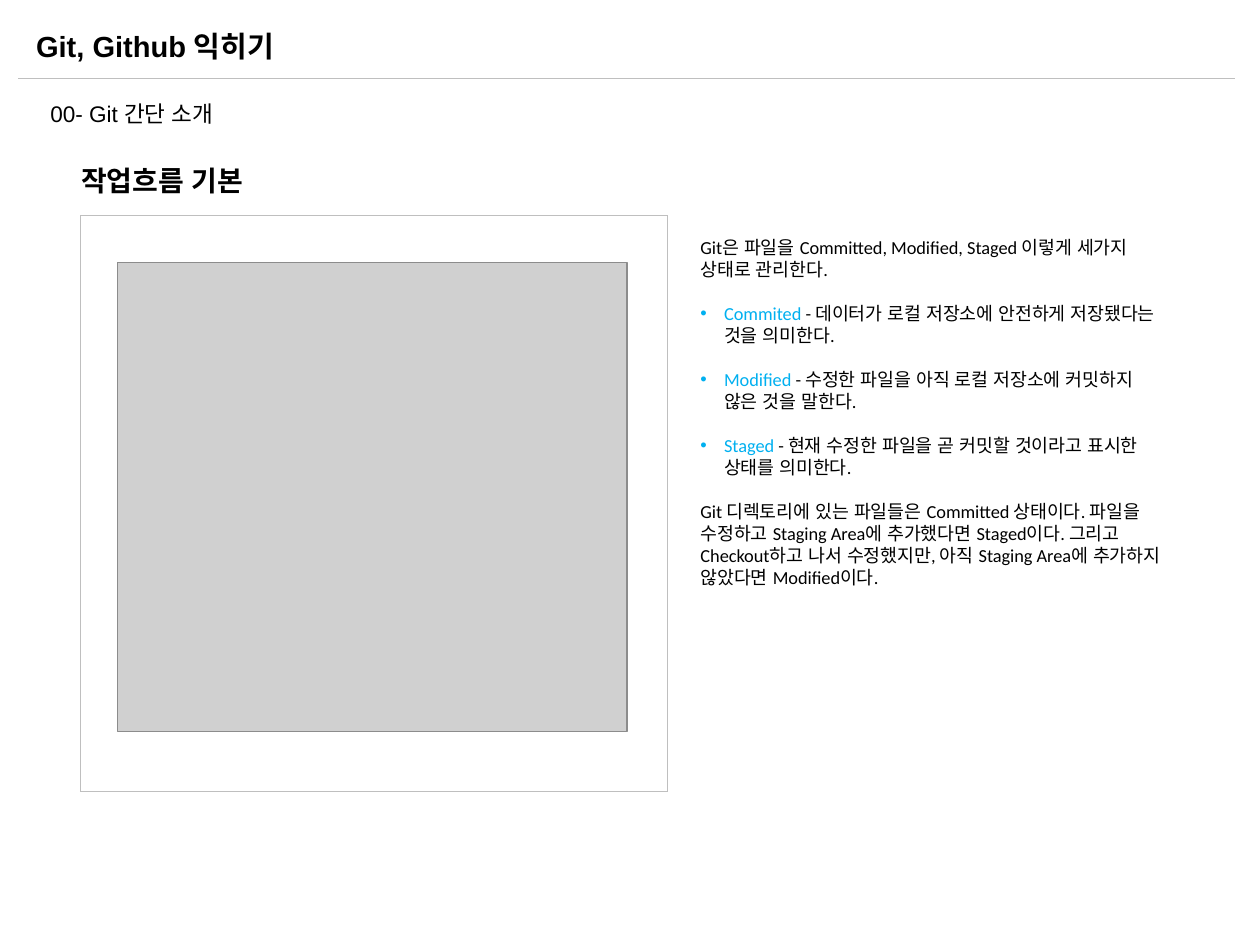
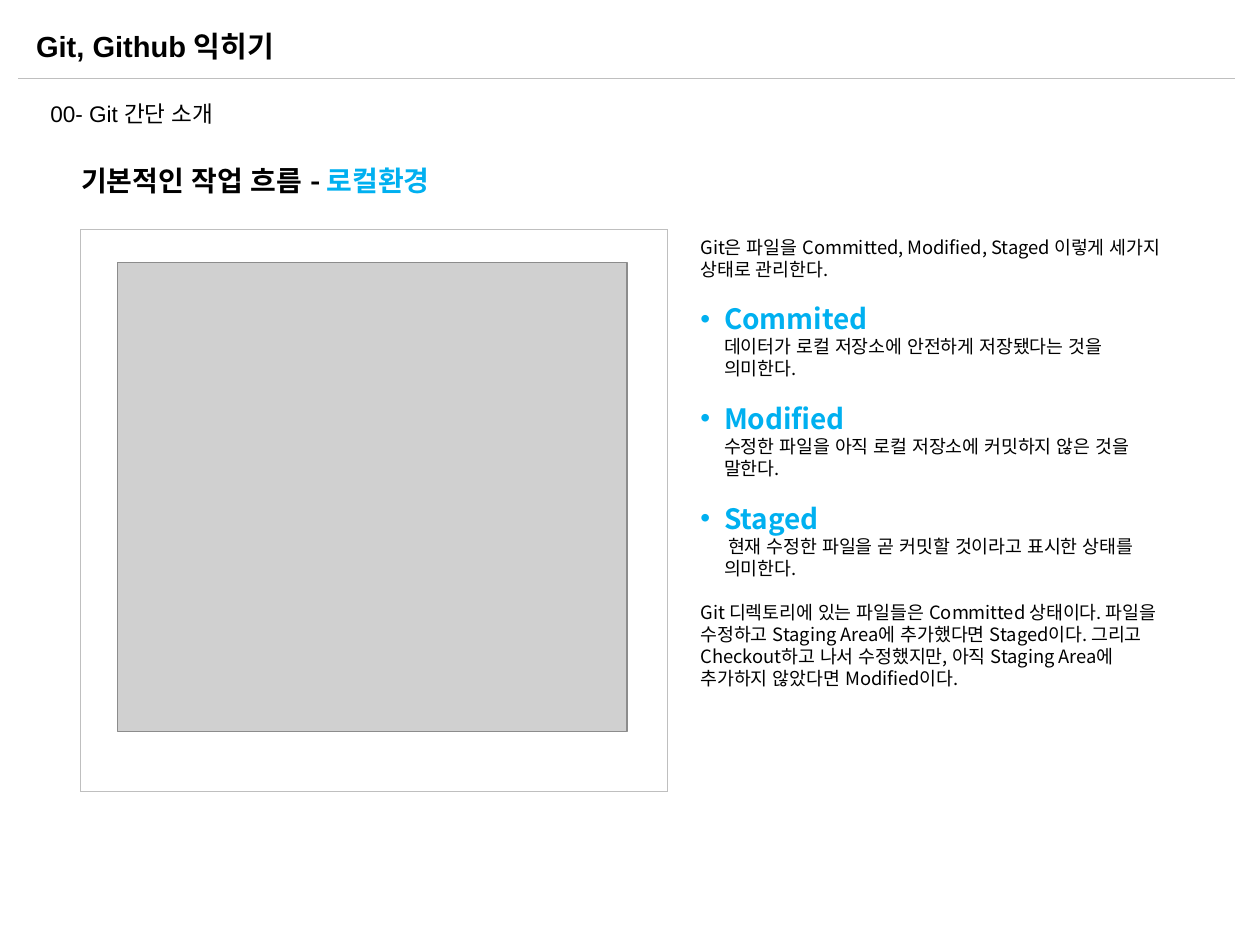
Before and after one commit to sabin21/NodeJS_Workflow_Study, a slide deck: slide 7 of CH00_Git_Github.pptx (slide 6 before the commit). Drawn at 1260x945 pixels with LibreOffice and Linux fonts; fonts in the diff are those of the drawing; grey boxes stand for pictures. Boxes give left, top, right and bottom in pixels: in the first picture for what was removed or moved away, otherwise in the second. Text is boxed around its words. In the diff, an @@ line names an element or a change of style, - is before the commit and + after.

Commit message:
Mongodb 파일추가 및 수정

```diff
--- a/CH00_Git_Github.pptx
+++ b/CH00_Git_Github.pptx
@@ text at [81,167,430,194]: text changed @@
-작업흐름 기본
+기본적인 작업 흐름 - 로컬환경
@@ rectangle: place and size @@
-rectangle at [81,215,668,791]
+rectangle at [81,229,668,791]
@@ text at [700,238,1160,687]: font Calibri to Noto Sans CJK KR in "Git은 파일을 Committed, Modified, Staged 이렇게 세가지 ...", "Git 디렉토리에 있는 파일들은 Committed 상태이다. 파일을 ..." @@
@@ text at [724,306,1133,577]: text changed; font Calibri to Noto Sans CJK KR @@
-• Commited - 데이터가 로컬 저장소에 안전하게 저장됐다는 것을 의미한다.
-• Modified - 수정한 파일을 아직 로컬 저장소에 커밋하지 않은 것을 말한다.
-• Staged - 현재 수정한 파일을 곧 커밋할 것이라고 표시한 상태를 의미한다.
+• Commited
+  데이터가 로컬 저장소에 안전하게 저장됐다는 것을 의미한다.
+• Modified
+  수정한 파일을 아직 로컬 저장소에 커밋하지 않은 것을 말한다.
+• Staged
+  현재 수정한 파일을 곧 커밋할 것이라고 표시한 상태를 의미한다.
```
Also in this commit, not shown: 14 other slides changed, 6 slides added, 1 other file.
